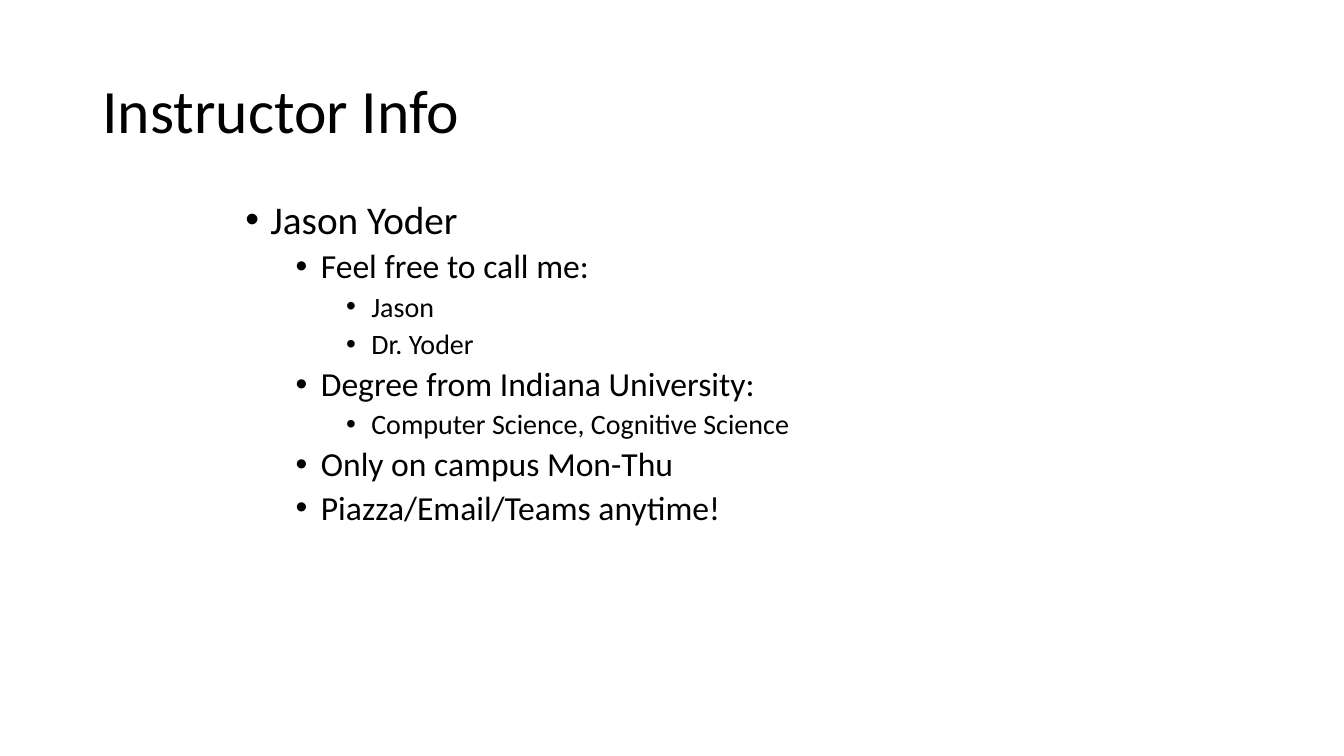
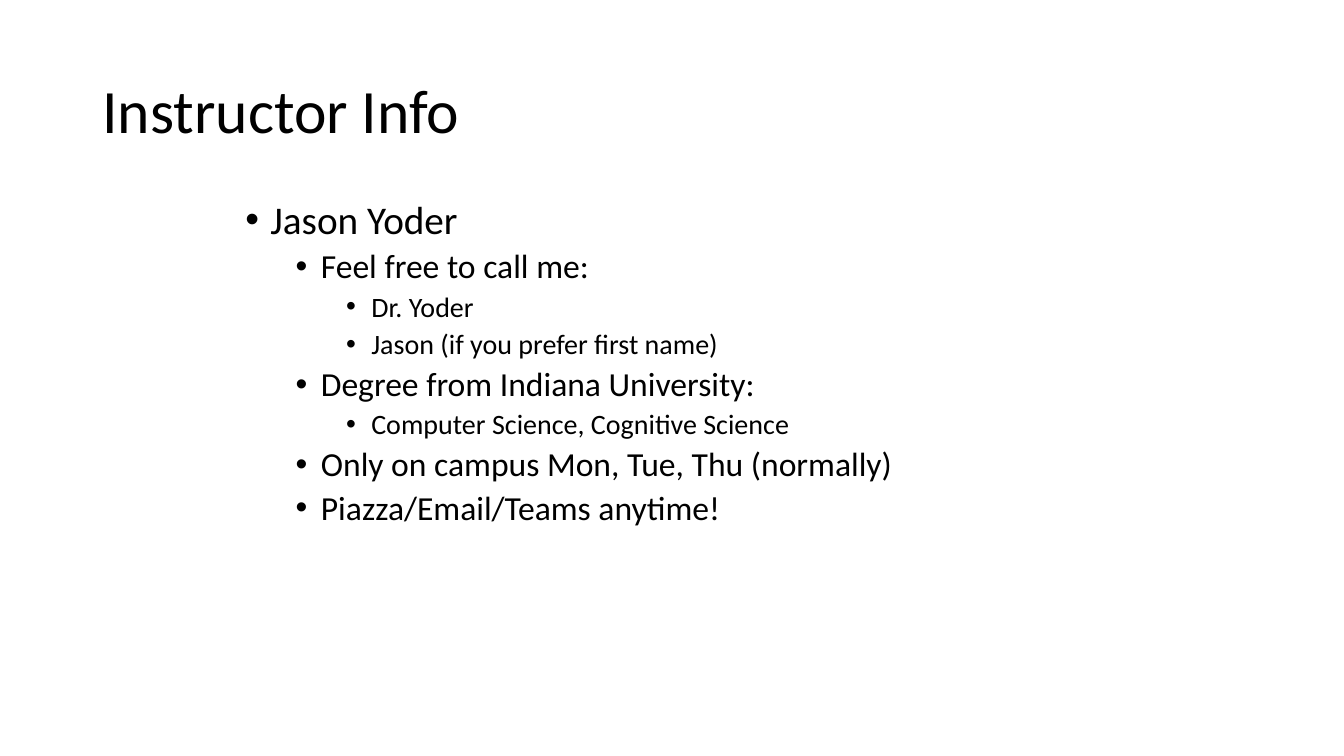
Before and after one commit to RHIT-CSSE/csse220, a slide deck: slide 5 of ClassMaterials/JavaIntro/Slides/InstructorIntro.pptx. Drawn at 1344x756 pixels with LibreOffice and Linux fonts; fonts in the diff are those of the drawing. Boxes give left, top, right and bottom in pixels: in the first picture for what was removed or moved away, otherwise in the second. Text is boxed around its words. In the diff, an @@ line names an element or a change of style, - is before the commit and + after.

```diff
--- a/ClassMaterials/JavaIntro/Slides/InstructorIntro.pptx
+++ b/ClassMaterials/JavaIntro/Slides/InstructorIntro.pptx
@@ text at (371,299,434,318): paragraph removed @@
-    • Jason
@@ text at (371,333,718,359): paragraph added @@
+    • Jason (if you prefer first name)
@@ text at (321,451,892,482): text changed @@
-  • Only on campus Mon-Thu
+  • Only on campus Mon, Tue, Thu (normally)
```
Also in this commit, not shown: 3 other slides changed, 1 other file.
